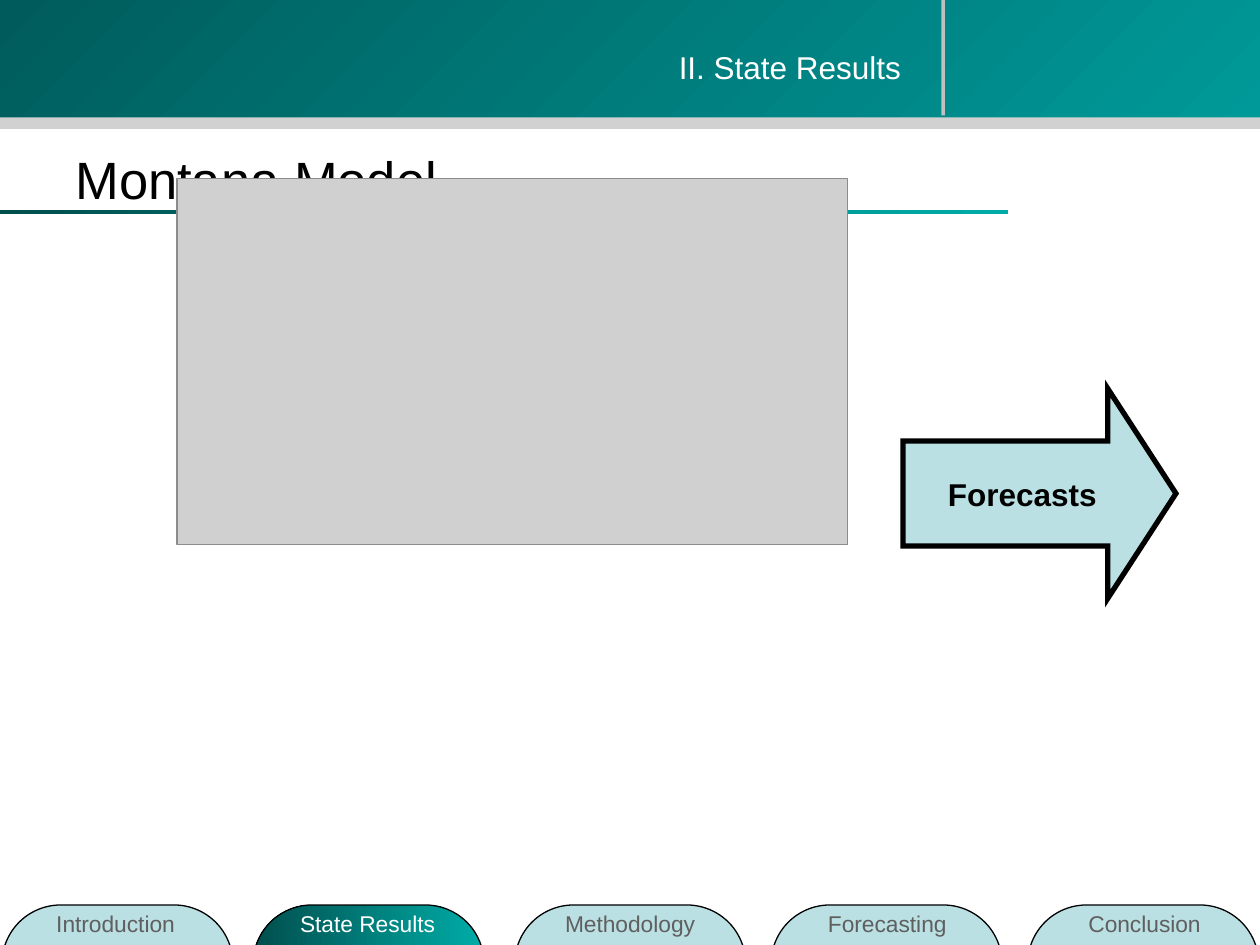
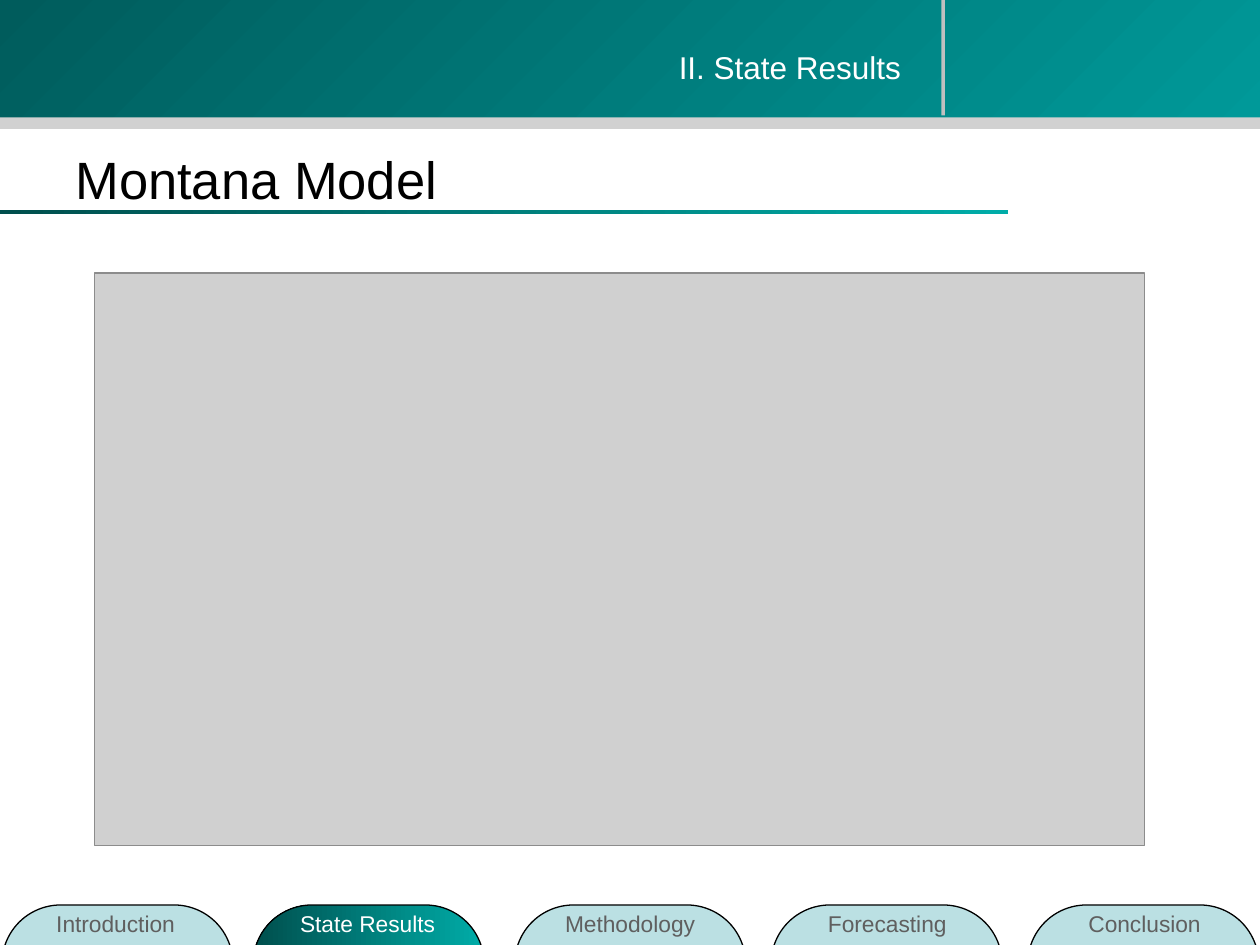
Before and after one commit to zhouzhenghui/svnrepository, a slide deck: slide 1 of SVNRepository/Presentation/mt.ppt. Drawn at 1260x945 pixels with LibreOffice and Linux fonts; fonts in the diff are those of the drawing; grey boxes stand for pictures; background and template pictures are left out. Boxes give left, top, right and bottom in pixels: in the first picture for what was removed or moved away, otherwise in the second. Text is boxed around its words. In the diff, an @@ line names an element or a change of style, - is before the commit and + after.

```diff
--- a/SVNRepository/Presentation/mt.ppt
+++ b/SVNRepository/Presentation/mt.ppt
@@ picture resized from (x1=178, y1=179, x2=848, y2=544) to (x1=94, y1=273, x2=1144, y2=847) @@
@@ right arrow removed at (x1=903, y1=388, x2=1177, y2=598) @@
-Forecasts
```
Also in this commit, not shown: 1 other slide changed, 4 slides removed.
